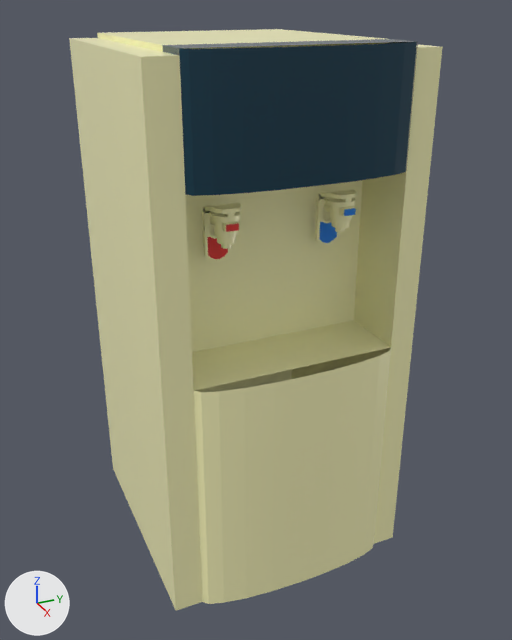
Two versions of the FBX model Assets/Models/Dispenser.fbx, one commit apart.
Both versions are drawn from a 50 mm camera at (4.97, -2.11, 2.32) aimed at (0.15, 0.06, -0.09). Arrows for +X, +Y and +Z are at lower left; the lights stay in place. The first picture is the older version. Vertices at exactly the same position are counted once.
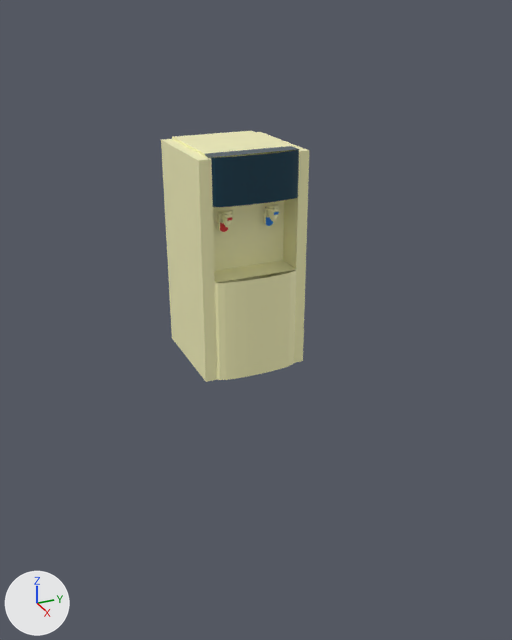
The newer file is also rescaled (x0.382), turned or shifted as a whole; pictures and numbers use the older file's frame.

The change, as a diff of the scene's bpy script:
```diff
--- a/Assets/Models/Dispenser.fbx.py
+++ b/Assets/Models/Dispenser.fbx.py
@@ me_cube_004 @@
 # used by ob_cube_002; location = (0.794, -0.425, 1.025); rotation_euler = (-1.571, 0.0, -3.142), in degrees (-90, 0, -180); scale = (-0.000543, -0.00019, -0.000227)
-me_cube_004.from_pydata(...)  # 1156 vertices, 981 faces; spans x -3302.0..624.0, y -15998.0..5412.0, z -2536.0..6281.0
+me_cube_004.from_pydata(...)  # 1152 vertices, 981 faces; spans x 11.0..92.0, y -14.0..142.0, z -12.0..64.0
+# me_cube_004 part 1: the loose piece of 128 vertices spanning x -437.0..100.0, y -2084.0..255.0, z -456.0..456.0 is scaled about its middle by (0.0207, 0.00726, -0.00866), then moved by (244.0, 1010.0, 42.0)
+# me_cube_004 part 2: the loose piece of 16 vertices spanning x -3.0..169.0, y -487.0..-233.0, z -233.0..189.0 is scaled about its middle by (0.0207, 0.00726, -0.00866), then moved by (-2.0, 460.0, 65.0)
+# me_cube_004 part 3: the loose piece of 256 vertices spanning x -245.0..106.0, y -1257.0..-31.0, z -423.0..416.0 is scaled about its middle by (0.0207, 0.00726, -0.00866), then moved by (147.0, 742.0, 46.0)
+# me_cube_004 part 4: the loose piece of 128 vertices spanning x -655.0..-181.0, y -864.0..-170.0, z -288.0..294.0 is scaled about its middle by (0.0207, 0.00726, -0.00866), then moved by (489.0, 615.0, 40.0)
+# me_cube_004 part 5: the loose piece of 128 vertices spanning x -437.0..100.0, y -2084.0..255.0, z 3407.0..4318.0 is scaled about its middle by (0.0207, 0.00726, -0.00866), then moved by (244.0, 1010.0, -3854.0)
+# me_cube_004 part 6: the loose piece of 16 vertices spanning x -3.0..169.0, y -487.0..-233.0, z 3629.0..4052.0 is scaled about its middle by (0.0207, 0.00726, -0.00866), then moved by (-2.0, 460.0, -3831.0)
+# me_cube_004 part 7: the loose piece of 256 vertices spanning x -245.0..106.0, y -1257.0..-31.0, z 3439.0..4278.0 is scaled about its middle by (0.0207, 0.00726, -0.00866), then moved by (147.0, 742.0, -3850.0)
+# me_cube_004 part 8: the loose piece of 128 vertices spanning x -655.0..-181.0, y -864.0..-170.0, z 3574.0..4156.0 is scaled about its middle by (0.0207, 0.00726, -0.00866), then moved by (489.0, 615.0, -3856.0)
+# me_cube_004 part 9: the loose piece of 96 vertices spanning x -3302.0..624.0, y -15998.0..5412.0, z -2536.0..6281.0 is scaled about its middle by (0.0207, 0.00726, -0.00866), then moved by (1391.0, 5357.0, -1846.0)
+# other edits to the shape of me_cube_004 do not show in these pictures
 me_cube_004.materials.append(mat_plastico_gastado)
@@ ob_cube_002 @@
 ob_cube_002 = bpy.data.objects.new('Cube.002', me_cube_004)
-ob_cube_002.location = (0.794, -0.425, 1.025)
-ob_cube_002.rotation_euler = (-1.571, 0.0, -3.142)  # degrees (-90, 0, -180)
-ob_cube_002.scale = (-0.000543, -0.00019, -0.000227)
+ob_cube_002.location = (0.0, 0.0, 0.0)
+ob_cube_002.rotation_euler = (1.571, 0.0, 0.0)  # degrees (90, 0, 0)
+ob_cube_002.scale = (0.01, 0.01, 0.01)
```

Boxes [x1, y1, x2, y2] around the edits, measured in the pictures (512 x 640 px; the box of a moved part takes in the faces that stretch with it):
'Cube.002', reshaped, moved, turned, rescaled: before [69, 29, 443, 611]; after [161, 131, 309, 382]
part 1 of me_cube_004, moved or reshaped: before [203, 203, 241, 262]; after [218, 210, 233, 233]
part 2 of me_cube_004, moved or reshaped: before [222, 221, 239, 232]; after [226, 217, 232, 221]
part 3 of me_cube_004, moved or reshaped: before [211, 212, 240, 249]; after [222, 213, 233, 227]
part 4 of me_cube_004, moved or reshaped (not visible afterwards): before [201, 211, 214, 226]
part 5 of me_cube_004, moved or reshaped: before [315, 189, 357, 245]; after [264, 204, 279, 227]
part 6 of me_cube_004, moved or reshaped: before [339, 206, 356, 216]; after [272, 211, 279, 215]
part 7 of me_cube_004, moved or reshaped: before [328, 197, 355, 232]; after [268, 207, 279, 221]
part 8 of me_cube_004, moved or reshaped: before [313, 193, 330, 213]; after [263, 206, 269, 213]
part 9 of me_cube_004, moved or reshaped: before [69, 29, 443, 611]; after [161, 131, 309, 382]
